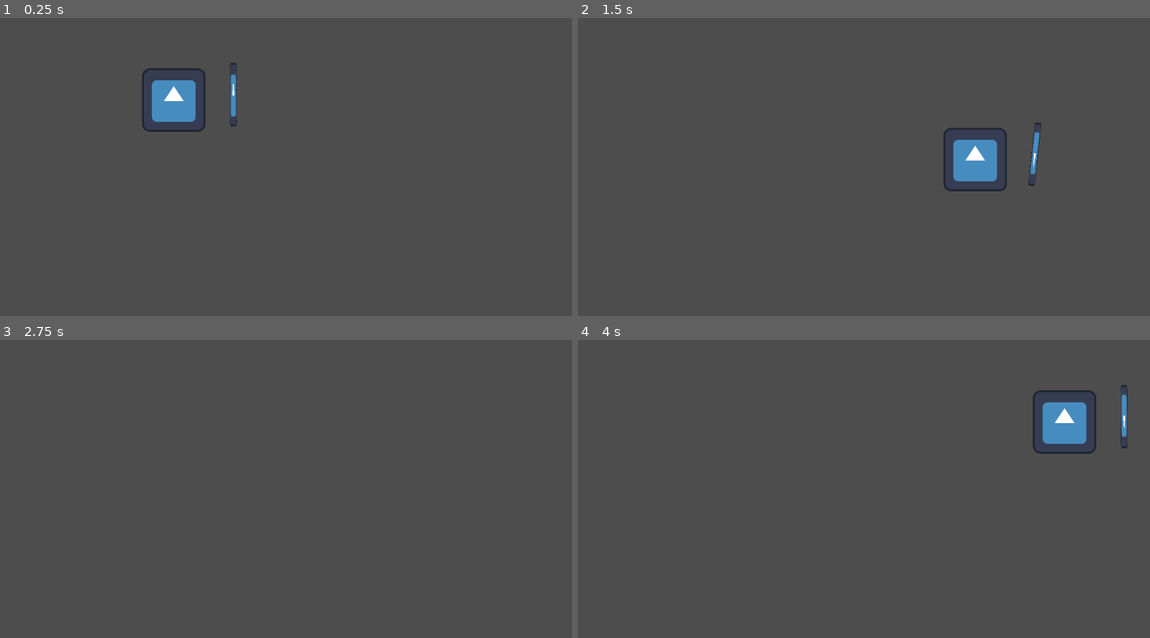
Above: before the commit, frames 1-4 (two rows, left to right).
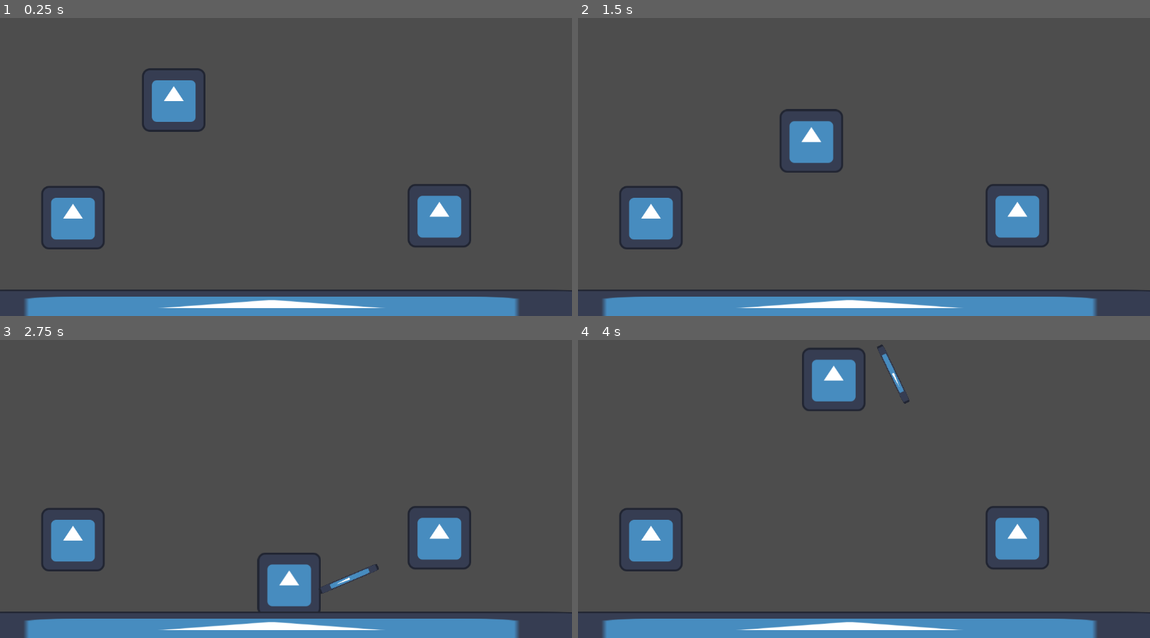
Above: after the commit, the same moments.

Repository: Jose-YP/Melon2023
Game: Godot game, scene res://Scenes/Main.tscn
Two runs of this game, one before a commit and one after it. Both use one fixed random seed, a clock stepped at 60 frames per second and the inputs below. The engine's default icon, where the game draws it, is replaced by a stand-in: a white triangle on a blue panel in a dark square.
Inputs (mouse positions are in pixels of both pictures, inside the frame that each line leads up to):
- Up to frame 1 (0.25 s): no input
- Up to frame 2 (1.5 s): tap Enter at 0.5 s; move the mouse to (989, 140) at 0.52 s; press the mouse at (989, 140) at 0.53 s; hold D (Right) 0.53-1.28 s; move the mouse to (749, 169) at 1.27 s; release the mouse at (749, 169) at 1.28 s; hold S (Down) from 1.28 s (still down); click (749, 169) at 1.35 s
- Up to frame 3 (2.75 s): move the mouse to (343, 405) at 2.02 s; release S (Down) at 2.03 s; press the mouse at (343, 405) at 2.03 s; hold D (Right) from 2.03 s (still down)
- Up to frame 4 (4 s): move the mouse to (835, 542) at 2.77 s; release D (Right) at 2.78 s; release the mouse at (835, 542) at 2.78 s; hold W (Up) 2.78-3.53 s; click (835, 542) at 2.85 s; move the mouse to (1035, 524) at 3.52 s; press the mouse at (1035, 524) at 3.53 s; hold A (Left) from 3.53 s (still down)

The runs differ from the first frame. In frame 1, 9.3% of the frame differs, in the area x 0-100%, y 15-100%; in frame 2, 12%; in frame 3, 11%; in frame 4, 12%, in the area x 0-100%, y 1-100%.

Commit message:
Starting to make basic ranged move + more Nodes

Diff:
--- a/Code/Player.gd
+++ b/Code/Player.gd
@@ -3,11 +3,13 @@
 @export var speed: int = 600
 @export var bowDistance: int = 600
 @export var arrow: PackedScene
+@export var trap: PackedScene
 
 @onready var bow = $RangedTools/Bow
 
 var drawingBow: bool = false
 var meleeRange: bool = false
+var stealthy: bool = false
 
 enum location {HIGH,
 	HOVERING,
@@ -23,16 +25,31 @@
 	#REGULAR CONTROL
 	var direction = Input.get_vector("Left","Right","Up","Down")
 	var aim = get_global_mouse_position() - position
+	var effectiveSpeed = speed
+	if drawingBow: #Player slows down when aiming
+		effectiveSpeed = speed * .25
 
-	position += direction * speed * delta
+	position += direction * effectiveSpeed * delta
 	move_and_slide()
 
 	#RANGED CONTROL
 	if not meleeRange:
 		if drawingBow:
-			if Input.is_action_just_released("Action"):
+			if Input.is_action_just_released("Action"): #When released shoot arrow
 				drawingBow = false
+				bow.hide()
+				print("Shoot ", aim)
 		else:
-			if Input.is_action_pressed("Action"):
+			if Input.is_action_pressed("Action"): #As long as action is held, keep aiming
 				drawingBow = true
 				bow.look_at(aim)
+				bow.show()
+				print("Looking at ", aim)
+
+func _on_melee_range_area_entered(area):
+	meleeRange = true
+	print("Entered melee range")
+
+func _on_melee_range_area_exited(area):
+	meleeRange = false
+	print("Exited melee range")
--- /dev/null
+++ b/Scenes/Background.tscn
@@ -0,0 +1,16 @@
+[gd_scene load_steps=3 format=3 uid="uid://nag7h0gar684"]
+
+[ext_resource type="Texture2D" uid="uid://demmdpdkaxemx" path="res://Assets/icon.svg" id="1_4vd42"]
+
+[sub_resource type="RectangleShape2D" id="RectangleShape2D_fuvlk"]
+size = Vector2(1438, 60)
+
+[node name="StaticBody2D" type="StaticBody2D"]
+
+[node name="Icon" type="Sprite2D" parent="."]
+scale = Vector2(11.2344, 0.554688)
+texture = ExtResource("1_4vd42")
+
+[node name="Placeholder" type="CollisionShape2D" parent="."]
+position = Vector2(3, -1)
+shape = SubResource("RectangleShape2D_fuvlk")
--- a/Scenes/Main.tscn
+++ b/Scenes/Main.tscn
@@ -1,13 +1,22 @@
-[gd_scene load_steps=3 format=3 uid="uid://cyou4j3uw6fhw"]
+[gd_scene load_steps=6 format=3 uid="uid://cyou4j3uw6fhw"]
 
 [ext_resource type="Script" path="res://Code/Main.gd" id="1_v2ock"]
+[ext_resource type="PackedScene" uid="uid://26yvoiikd1pl" path="res://Scenes/character.tscn" id="2_36bu7"]
 [ext_resource type="PackedScene" uid="uid://b6sosotfcatui" path="res://Scenes/Player.tscn" id="2_ssk07"]
+[ext_resource type="PackedScene" uid="uid://dpgn1fr0s7wmq" path="res://Scenes/lover.tscn" id="3_sb2b3"]
+[ext_resource type="PackedScene" uid="uid://nag7h0gar684" path="res://Scenes/Background.tscn" id="5_ck750"]
 
 [node name="Node2D" type="Node2D"]
 script = ExtResource("1_v2ock")
 
 [node name="Characters" type="Node2D" parent="."]
 position = Vector2(348, 214)
+
+[node name="TestCharacter" parent="Characters" instance=ExtResource("2_36bu7")]
+position = Vector2(-200, 235)
+
+[node name="TestLover" parent="Characters" instance=ExtResource("3_sb2b3")]
+position = Vector2(538, 231)
 
 [node name="Player" parent="." instance=ExtResource("2_ssk07")]
 position = Vector2(348, 214)
@@ -17,3 +26,10 @@
 anchors_preset = 0
 offset_right = 1154.0
 offset_bottom = 648.0
+metadata/_edit_lock_ = true
+
+[node name="Background" type="Node2D" parent="."]
+position = Vector2(348, 214)
+
+[node name="BackgroundObject" parent="Background" instance=ExtResource("5_ck750")]
+position = Vector2(199, 417)
--- a/Scenes/Player.tscn
+++ b/Scenes/Player.tscn
@@ -1,8 +1,9 @@
-[gd_scene load_steps=6 format=3 uid="uid://b6sosotfcatui"]
+[gd_scene load_steps=7 format=3 uid="uid://b6sosotfcatui"]
 
 [ext_resource type="Texture2D" uid="uid://demmdpdkaxemx" path="res://Assets/icon.svg" id="1_i67so"]
 [ext_resource type="Script" path="res://Code/Player.gd" id="1_pcrn1"]
 [ext_resource type="PackedScene" uid="uid://xxkvaoecflv4" path="res://Scenes/arrow.tscn" id="2_1vbe6"]
+[ext_resource type="PackedScene" uid="uid://l48k2ubbfvy4" path="res://Scenes/trap.tscn" id="3_dtcct"]
 
 [sub_resource type="RectangleShape2D" id="RectangleShape2D_hy7cw"]
 size = Vector2(215, 196)
@@ -14,6 +15,7 @@
 motion_mode = 1
 script = ExtResource("1_pcrn1")
 arrow = ExtResource("2_1vbe6")
+trap = ExtResource("3_dtcct")
 
 [node name="Character" type="Sprite2D" parent="."]
 position = Vector2(2, -1)
@@ -22,6 +24,7 @@
 [node name="RangedTools" type="Node2D" parent="."]
 
 [node name="Bow" type="Sprite2D" parent="RangedTools"]
+visible = false
 position = Vector2(122, -12)
 scale = Vector2(0.109375, 1)
 texture = ExtResource("1_i67so")
@@ -29,6 +32,8 @@
 [node name="MeleeTools" type="Node2D" parent="."]
 
 [node name="MeleeRange" type="Area2D" parent="MeleeTools"]
+collision_layer = 8
+collision_mask = 24
 
 [node name="CollisionShape2D" type="CollisionShape2D" parent="MeleeTools/MeleeRange"]
 position = Vector2(5.5, 7)
@@ -40,3 +45,6 @@
 [node name="Hitbox" type="CollisionShape2D" parent="."]
 position = Vector2(2.5, -0.5)
 shape = SubResource("RectangleShape2D_6xev0")
+
+[connection signal="area_entered" from="MeleeTools/MeleeRange" to="." method="_on_melee_range_area_entered"]
+[connection signal="area_exited" from="MeleeTools/MeleeRange" to="." method="_on_melee_range_area_exited"]
--- a/Scenes/UI.tscn
+++ b/Scenes/UI.tscn
@@ -1,3 +1,52 @@
-[gd_scene format=3 uid="uid://c7joll78nh307"]
+[gd_scene load_steps=5 format=3 uid="uid://c7joll78nh307"]
+
+[sub_resource type="Gradient" id="Gradient_v01qo"]
+
+[sub_resource type="GradientTexture2D" id="GradientTexture2D_6hg48"]
+gradient = SubResource("Gradient_v01qo")
+width = 620
+height = 59
+fill_from = Vector2(0.509709, 0.153036)
+fill_to = Vector2(0.509709, 0)
+
+[sub_resource type="Gradient" id="Gradient_bmyod"]
+colors = PackedColorArray(0, 0.498375, 0.0692305, 1, 0.214215, 0.501694, 0, 1)
+
+[sub_resource type="GradientTexture2D" id="GradientTexture2D_cu3yq"]
+gradient = SubResource("Gradient_bmyod")
+width = 630
+height = 60
 
 [node name="CanvasLayer" type="CanvasLayer"]
+
+[node name="Timer" type="Timer" parent="."]
+
+[node name="TimerText" type="RichTextLabel" parent="."]
+offset_left = 32.0
+offset_top = 584.0
+offset_right = 89.0
+offset_bottom = 624.0
+text = "Time"
+
+[node name="SuscipsionText" type="RichTextLabel" parent="."]
+offset_left = 237.0
+offset_top = 540.0
+offset_right = 842.0
+offset_bottom = 569.0
+text = "Suspicion"
+
+[node name="SuspicionBar" type="TextureProgressBar" parent="."]
+offset_left = 233.0
+offset_top = 571.0
+offset_right = 853.0
+offset_bottom = 630.0
+value = 50.0
+texture_under = SubResource("GradientTexture2D_6hg48")
+texture_progress = SubResource("GradientTexture2D_cu3yq")
+
+[node name="ScoreText" type="RichTextLabel" parent="."]
+offset_left = 893.0
+offset_top = 575.0
+offset_right = 1037.0
+offset_bottom = 615.0
+text = "Score:"
--- a/Scenes/character.tscn
+++ b/Scenes/character.tscn
@@ -5,7 +5,7 @@
 [sub_resource type="RectangleShape2D" id="RectangleShape2D_ofii5"]
 size = Vector2(126, 124)
 
-[node name="StaticBody2D" type="StaticBody2D"]
+[node name="Character" type="StaticBody2D"]
 
 [node name="Icon" type="Sprite2D" parent="."]
 position = Vector2(-1, 1)
@@ -14,11 +14,11 @@
 [node name="CollisionShape2D" type="CollisionShape2D" parent="."]
 shape = SubResource("RectangleShape2D_ofii5")
 
-[node name="Node2D" type="Node2D" parent="."]
+[node name="Looking" type="Node2D" parent="."]
 
-[node name="Forward" type="RayCast2D" parent="Node2D"]
+[node name="Forward" type="RayCast2D" parent="Looking"]
 target_position = Vector2(120, 0)
 
-[node name="Up" type="RayCast2D" parent="Node2D"]
+[node name="Up" type="RayCast2D" parent="Looking"]
 scale = Vector2(-1, -1)
 target_position = Vector2(0, 120)
--- /dev/null
+++ b/Scenes/trap.tscn
@@ -0,0 +1,16 @@
+[gd_scene load_steps=3 format=3 uid="uid://l48k2ubbfvy4"]
+
+[ext_resource type="Texture2D" uid="uid://demmdpdkaxemx" path="res://Assets/icon.svg" id="1_5ulsi"]
+
+[sub_resource type="RectangleShape2D" id="RectangleShape2D_ef3mw"]
+size = Vector2(166, 57)
+
+[node name="Trap" type="RigidBody2D"]
+
+[node name="Icon" type="Sprite2D" parent="."]
+scale = Vector2(1.34375, 0.46875)
+texture = ExtResource("1_5ulsi")
+
+[node name="CollisionShape2D" type="CollisionShape2D" parent="."]
+position = Vector2(1, 0.5)
+shape = SubResource("RectangleShape2D_ef3mw")
--- a/project.godot
+++ b/project.godot
@@ -46,3 +46,11 @@
 , Object(InputEventKey,"resource_local_to_scene":false,"resource_name":"","device":-1,"window_id":0,"alt_pressed":false,"shift_pressed":false,"ctrl_pressed":false,"meta_pressed":false,"pressed":false,"keycode":0,"physical_keycode":4194321,"key_label":0,"unicode":0,"echo":false,"script":null)
 ]
 }
+
+[layer_names]
+
+2d_physics/layer_1="All"
+2d_physics/layer_2="PlayerOnly"
+2d_physics/layer_3="CharacterOnly"
+2d_physics/layer_4="LoverOnly"
+2d_physics/layer_5="Other"
